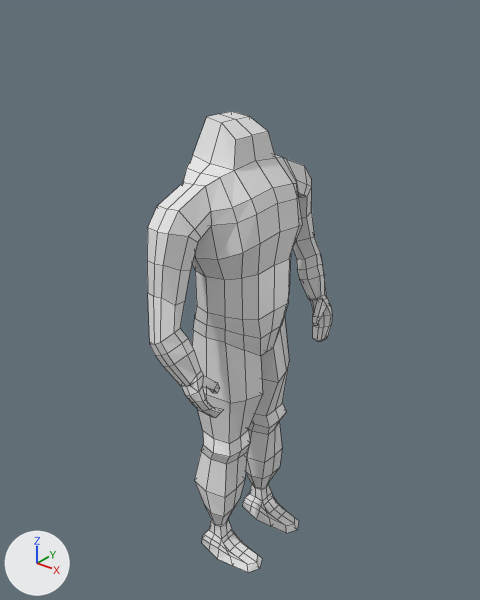
One commit to the Blender file fpsgame/Assets/Models/Blender/defaultPlayerModel.blend: the scene before it, then after it.
One viewpoint serves both versions: a camera (50 mm lens) standing at (7.81, -9.88, 7.11) and looking at (-0.17, 0.09, 0.92). Lighting does not change. The marker at lower left points along +X, +Y and +Z. Mesh edges are drawn as thin lines.

Script lines for the objects in view, before the commit:
```python
me_cube = bpy.data.meshes.new('Cube')
me_cube.from_pydata(...)  # 306 vertices, 296 faces, 1 loose edge; spans x -1.0..1.12, y 0.0..2.64, z -5.32..4.77
me_cube.materials.append(mat_material)  # white #e7e7e7
# before: 64 (0.3, 1.09, -3.99) at pixel (279, 467), 104 (-0.01, 1.02, -4.5)
ob_cube = bpy.data.objects.new('Cube', me_cube)
ob_cube.location = (0.0, 0.0, 0.0)
_m = ob_cube.modifiers.new('Mirror', 'MIRROR')
_m.use_axis = (False, True, False)
_m.use_clip = True
```
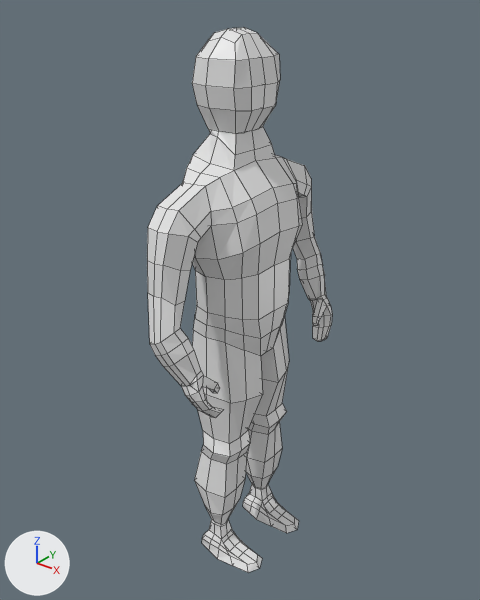
The change, as a diff of the scene's bpy script:
```diff
--- a/fpsgame/Assets/Models/Blender/defaultPlayerModel.blend.py
+++ b/fpsgame/Assets/Models/Blender/defaultPlayerModel.blend.py
@@ me_cube @@
 # used by ob_cube; location = (0.0, 0.0, 0.0)
 # verts and faces of me_cube; kept vertices keep their numbers, new ones are numbered from 306
-me_cube.from_pydata(...)  # 306 vertices, 296 faces, 1 loose edge; spans x -1.0..1.12, y 0.0..2.64, z -5.32..4.77
+me_cube.from_pydata(...)  # 346 vertices, 336 faces, 1 loose edge; spans x -1.0..1.12, y 0.0..2.64, z -5.32..6.3
+# me_cube part 1
+# 4 vertices are removed from x -0.6..0.2, y 0.0..0.49, z 4.46..4.77
+# 6 faces are deleted
+# 2 vertices move from x -0.2..0.2, y 0.0..0.41, z 4.46..4.71 to x -0.23..0.24, y 0.0..0.5, z 4.2..4.46
+# 44 vertices are added at x -0.86..0.47, y 0.0..0.78, z 4.2..6.3
+# 46 new faces join them
+# me_cube part 2
+verts[64] = (0.24, 1.08, -3.99)  # moved, pixel (277, 466)
+verts[104] = (-0.09, 0.96, -4.5)  # moved
 me_cube.materials.append(mat_material)
```

Changed parts and their boxes [x1, y1, x2, y2] in the pictures (480 x 600 px; the box of a moved part takes in the faces that stretch with it):
'Cube', reshaped (18% taller): before [147, 111, 332, 572]; after [147, 27, 332, 572]
part 1 of me_cube, built on: before [193, 111, 276, 171]; after [192, 27, 280, 171]
part 2 of me_cube, moved or reshaped: [205, 449, 282, 526] in both
